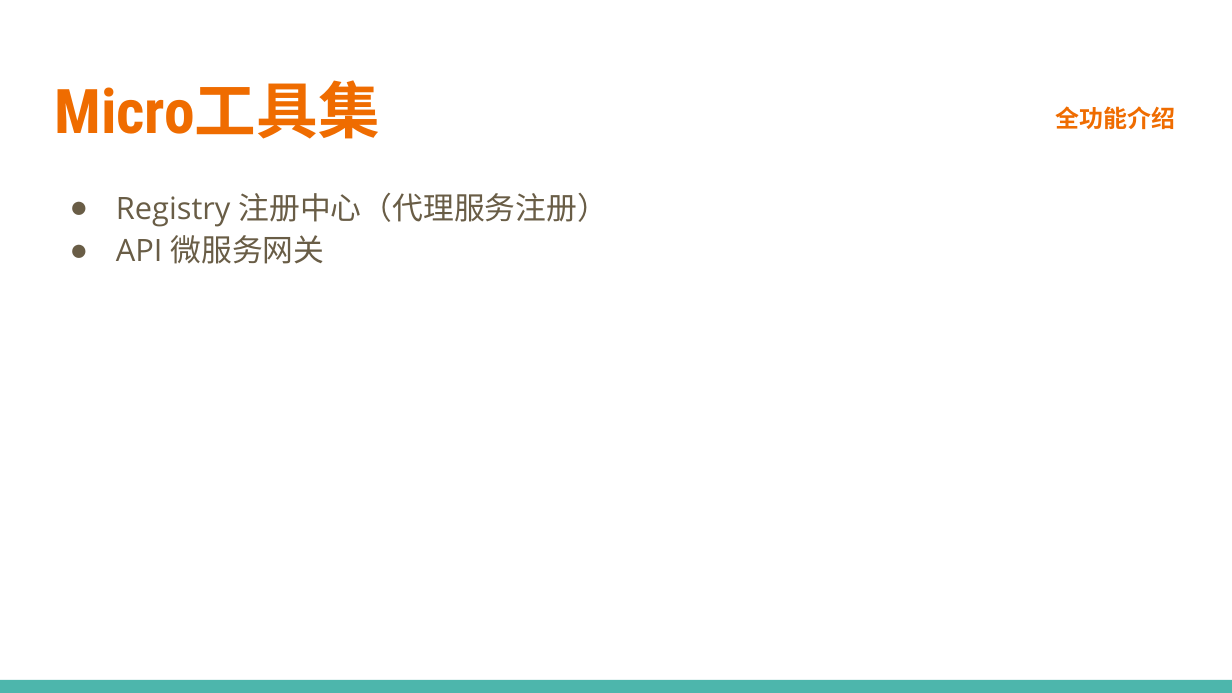
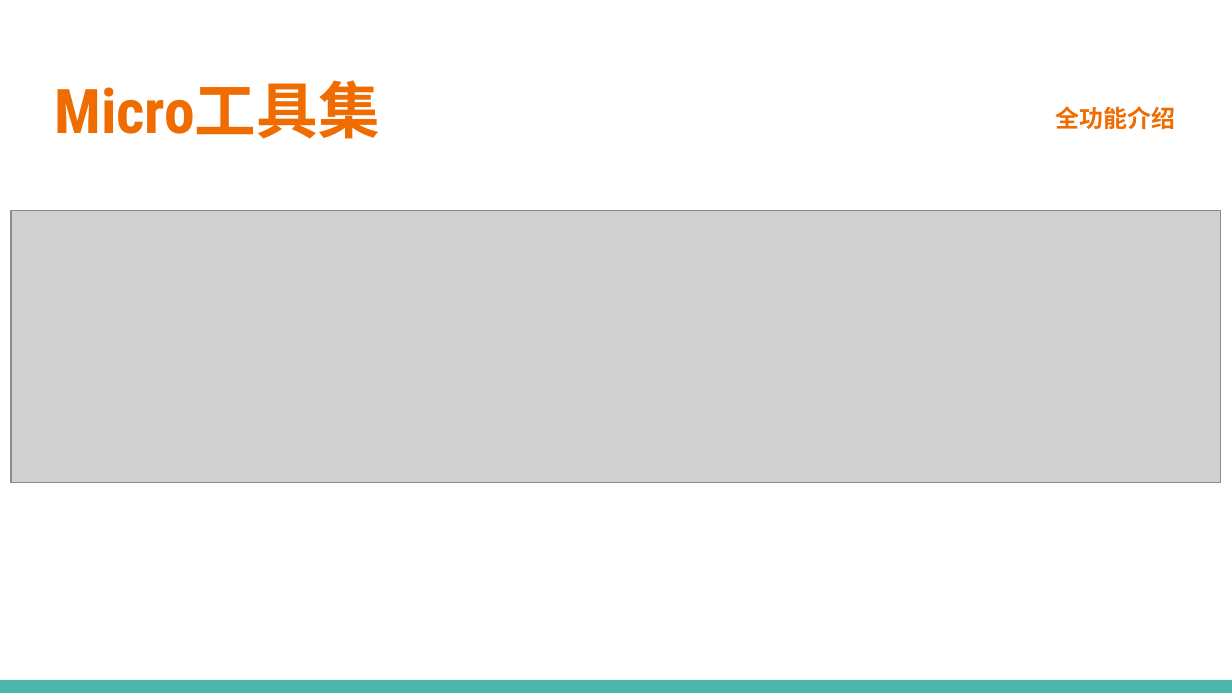
Before and after one commit to printfcoder/stack-rpc-tutorials, a slide deck: slide 5 of others/share/learning-go/【第三期】Micro工具集.pptx. Drawn at 1232x693 pixels with LibreOffice and Linux fonts; fonts in the diff are those of the drawing; grey boxes stand for pictures; background and template pictures are left out. Boxes give left, top, right and bottom in pixels: in the first picture for what was removed or moved away, otherwise in the second. Text is boxed around its words. In the diff, an @@ line names an element or a change of style, - is before the commit and + after.

```diff
--- a/others/share/learning-go/【第三期】Micro工具集.pptx
+++ b/others/share/learning-go/【第三期】Micro工具集.pptx
@@ text removed at <box>116,193,609,264</box> @@
-● Registry 注册中心（代理服务注册）
-● API 微服务网关
@@ picture added at <box>11,211,1221,483</box> @@
```
Also in this commit, not shown: 2 other slides changed, 2 slides added, 1 slide removed, 1 other file.
